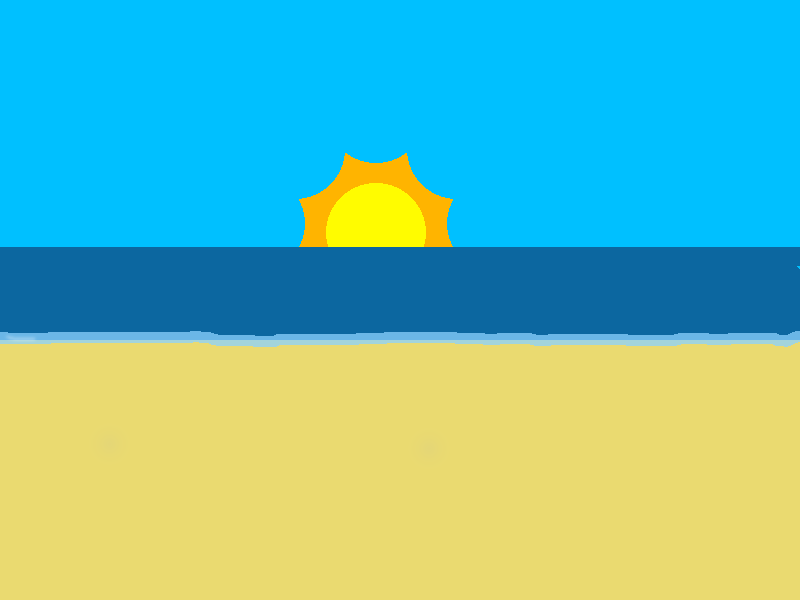
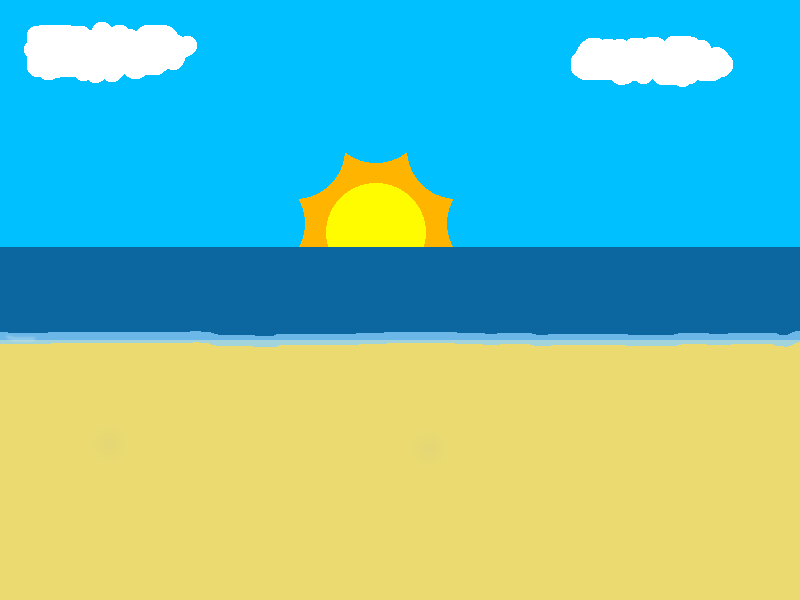
Layer changes from the first 800×600 image to the second:
painted on "Background" over [24, 22, 800, 269]
